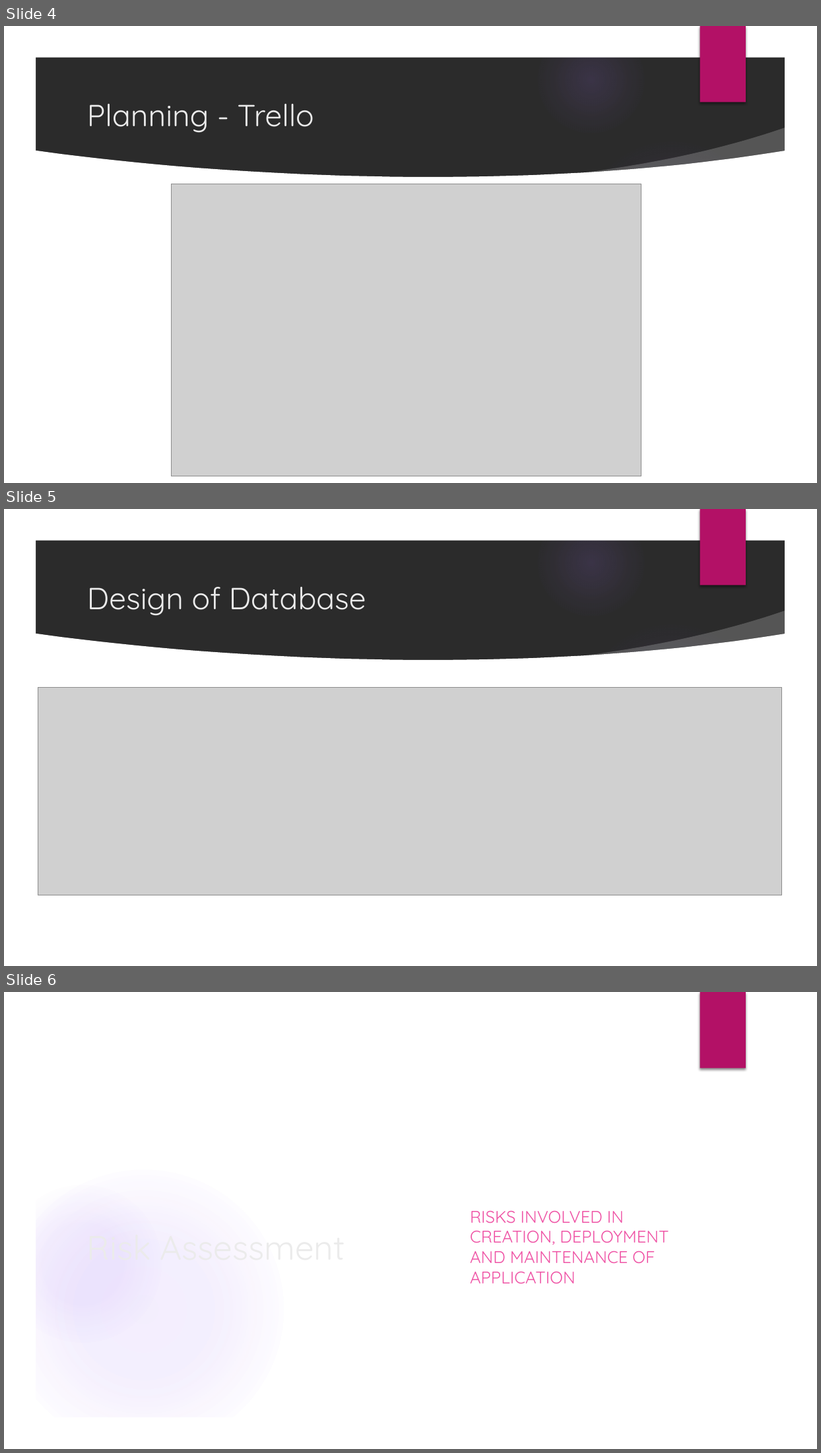
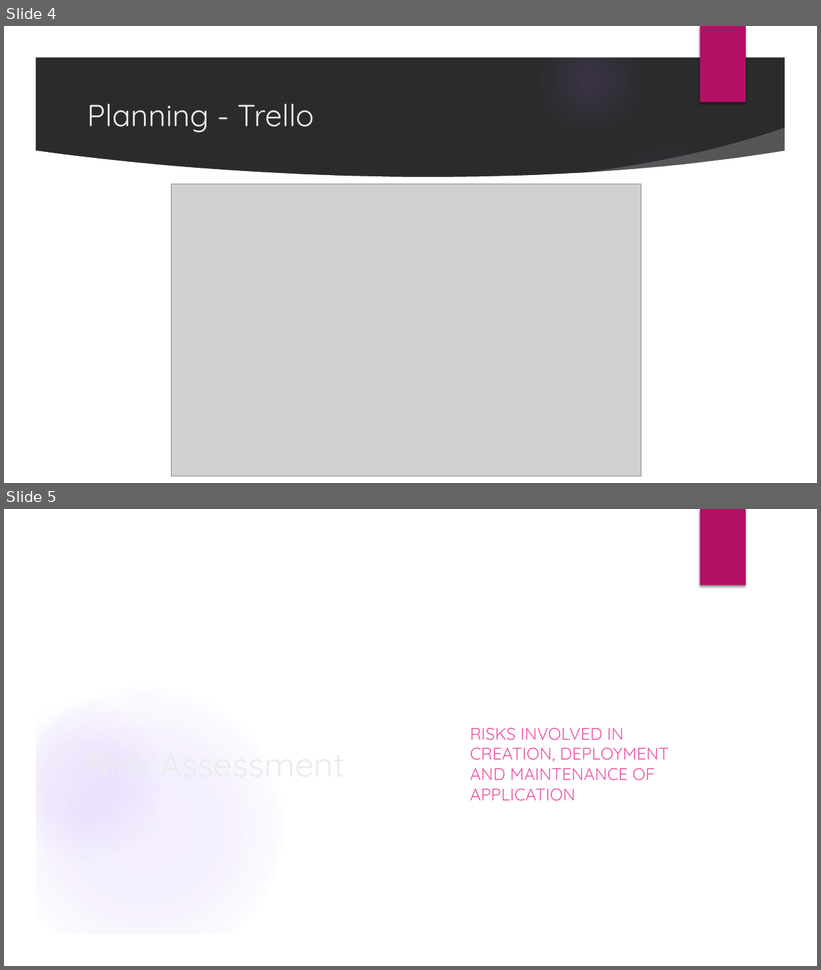
Before and after one commit to devops-cohort/vieran, a slide deck: Documentation/Fantasy_Football_Presentation.pptx. Shown one above the other, each under a label of ours: slides 4, 5 and 6 before the commit, slides 4 and 5 after it. The pictures are 821x1453 and 821x970 pixels, drawn with LibreOffice and Linux fonts; fonts in the diff are those of the drawing; grey boxes stand for pictures; background and template pictures are left out; a plain dark background stands for a picture behind light text. Boxes give left, top, right and bottom in pixels: in the first picture for what was removed or moved away, otherwise in the second. Text is boxed around its words. In the diff, an @@ line names an element or a change of style, - is before the commit and + after.

```diff
--- a/Documentation/Fantasy_Football_Presentation.pptx
+++ b/Documentation/Fantasy_Football_Presentation.pptx
@@ slide 5 removed at (4, 509, 817, 966), background picture (left out); not listed: 9 template elements that a slide beside it also shows @@
@@ title removed at (87, 587, 366, 616) @@
-Design of Database
@@ picture removed at (38, 688, 782, 896) @@
@@ what was slide 6 is now slide 5 @@
```
Also in this commit, not shown: 2 slides changed, 1 other slide removed.
